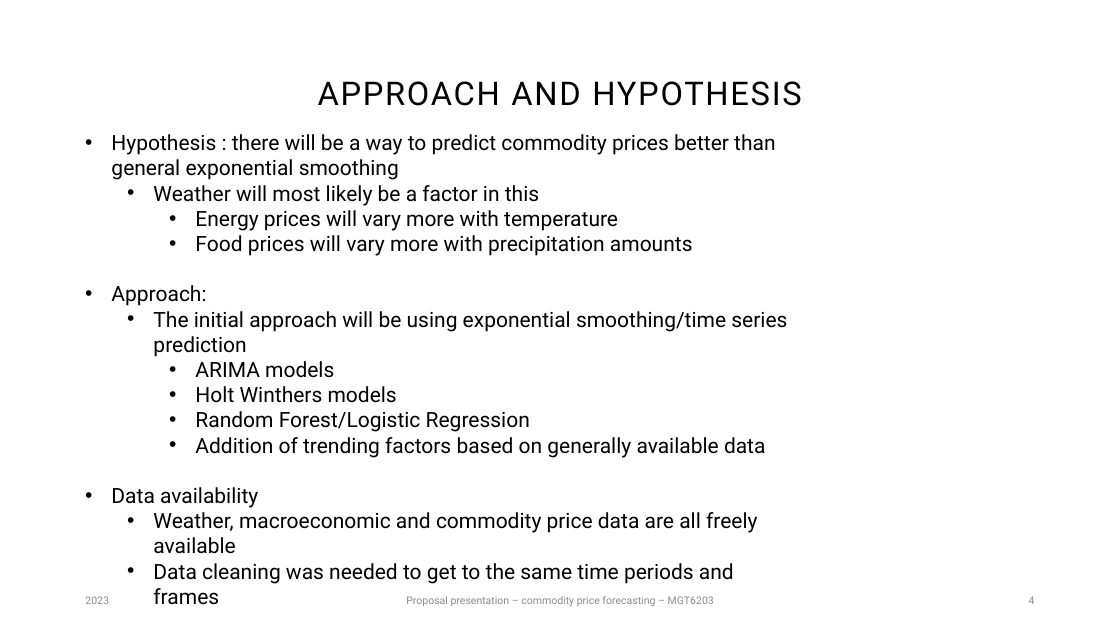
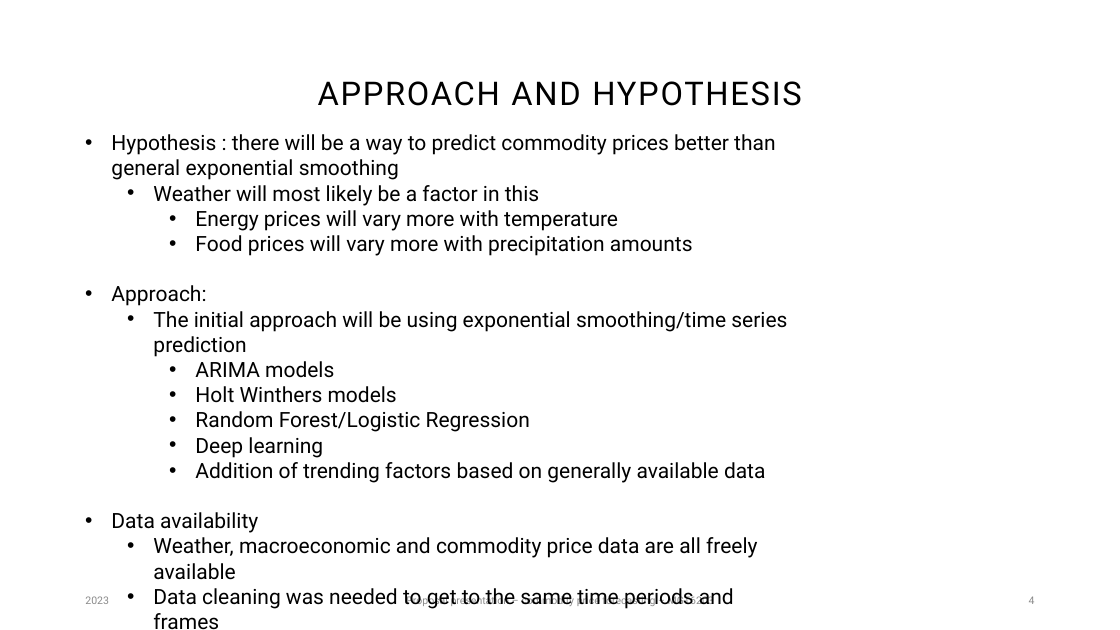
Before and after one commit to radebajic/MGT6203, a slide deck: slide 4 of Proposal Presentation/Proposal presentation_V2.pptx. Drawn at 1120x630 pixels with LibreOffice and Linux fonts; fonts in the diff are those of the drawing. Boxes give left, top, right and bottom in pixels: in the first picture for what was removed or moved away, otherwise in the second. Text is boxed around its words. In the diff, an @@ line names an element or a change of style, - is before the commit and + after.

Commit message:
Add files via upload
Rade's input. Added deep learning/forecast horizon points on slides 3 and 4.

```diff
--- a/Proposal Presentation/Proposal presentation_V2.pptx
+++ b/Proposal Presentation/Proposal presentation_V2.pptx
@@ text at [195, 437, 323, 458]: paragraph added @@
+    • Deep learning
```
Also in this commit, not shown: 3 other slides changed.
